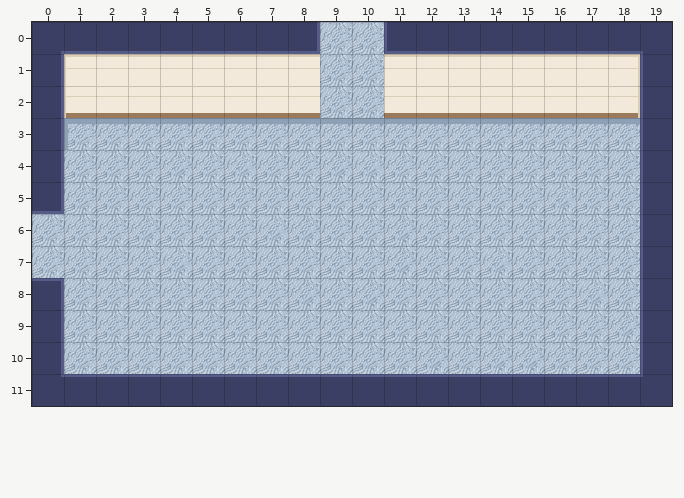
Level history. Tiled map (JSON): public/assets/maps/brain/tutorial.tmj. This is how it looked before the edit.
Cells are 32x32 px. Shown: x 0..19, y 0..11.
The result:
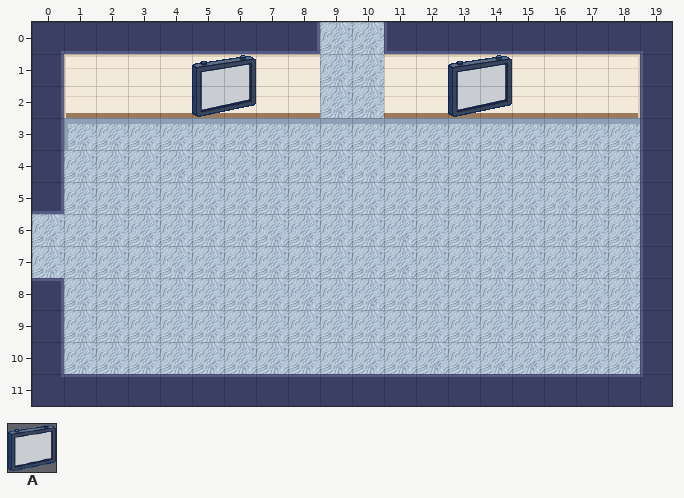
Key: from "props": A 0 "prop-wall-board-frame".
Objects are placed by their top-left corner, in cells (3,4 is the top-left corner of cell 3,4); size is 1x1 cell unless given.
The edit:
{"where": "layer \"props\" (added)"}
{"now": "A \"wall-board-frame\" at 5,1 size 2x2"}
{"now": "A \"wall-board-frame\" at 13,1 size 2x2"}
{"label":"added","picture_box":[192,55,256,117]}
{"label":"added","picture_box":[448,55,512,117]}
